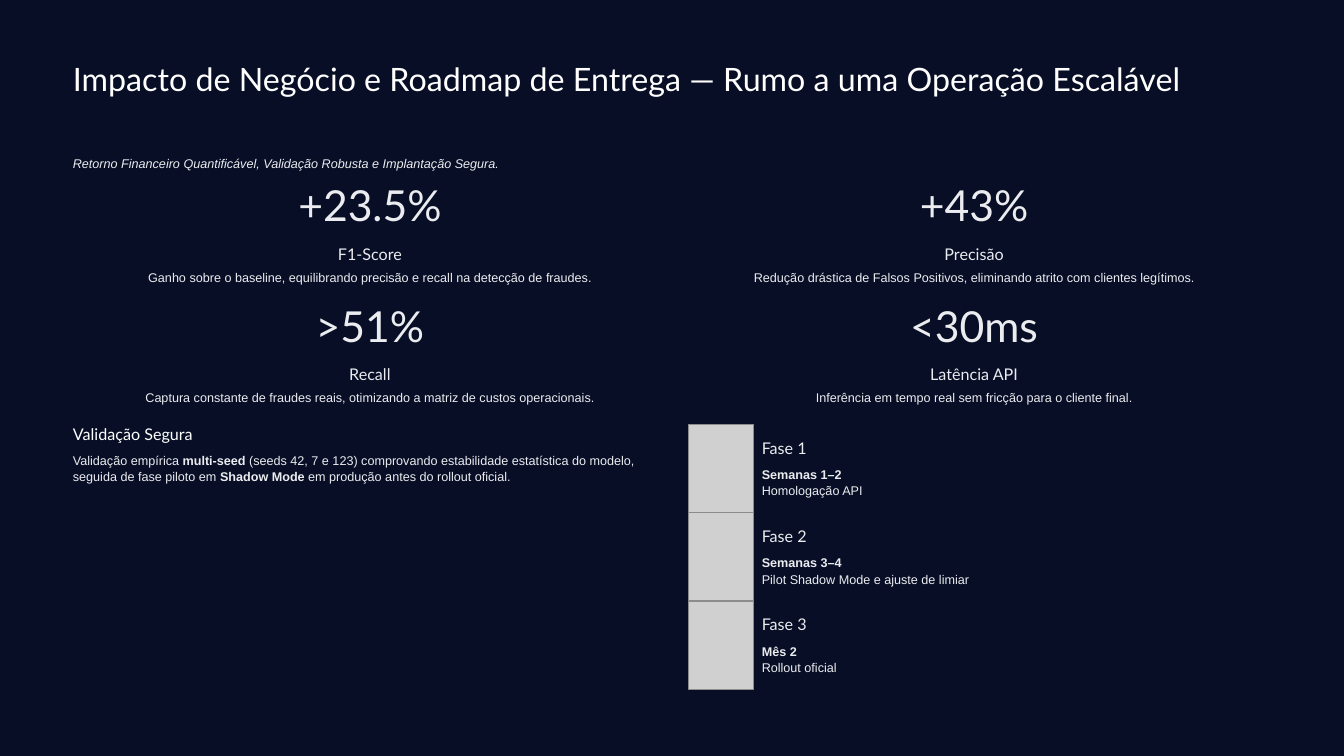
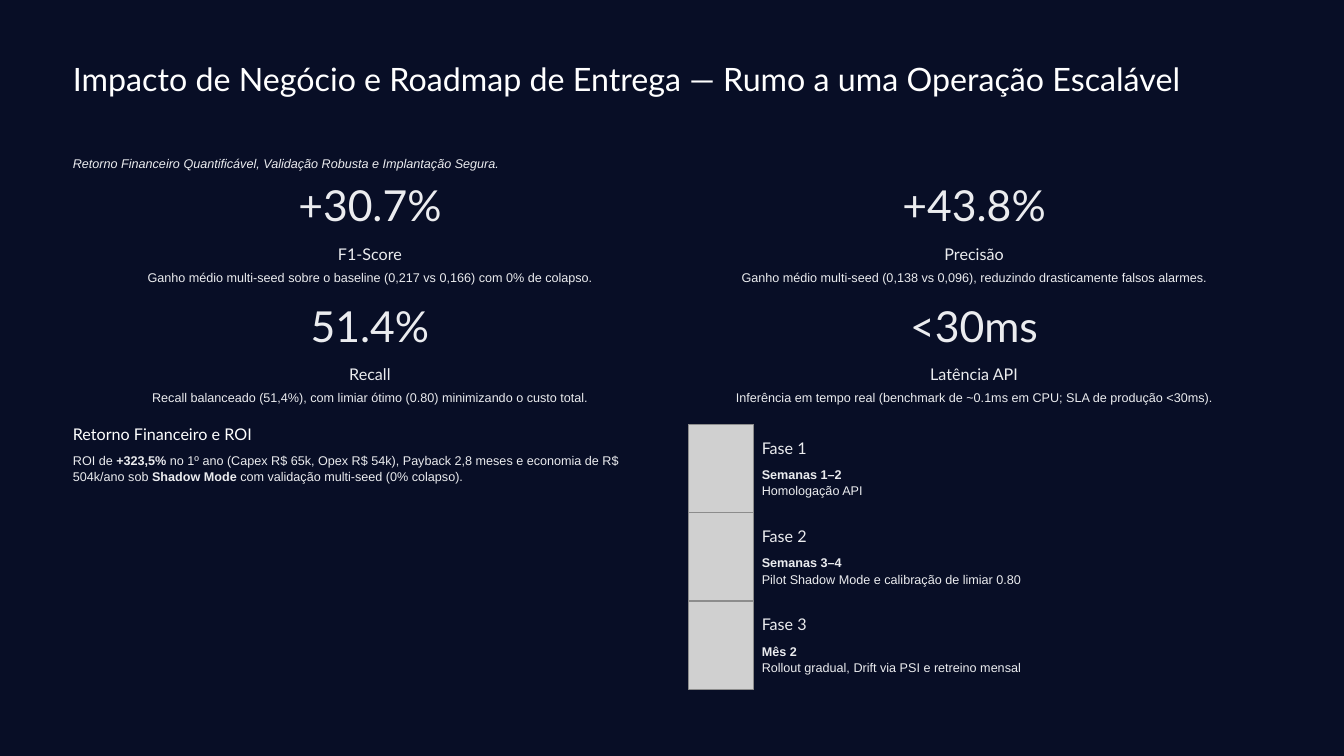
Before and after one commit to mfidosjr/FGV-aulas, a slide deck: slide 3 of O-Fim-da-Fraude-Silenciosa-Protegendo-a-Receita-e-a-Experiencia-do-Cliente.pptx. Drawn at 1344x756 pixels with LibreOffice and Linux fonts; fonts in the diff are those of the drawing; grey boxes stand for pictures; background and template pictures are left out. Boxes give left, top, right and bottom in pixels: in the first picture for what was removed or moved away, otherwise in the second. Text is boxed around its words. In the diff, an @@ line names an element or a change of style, - is before the commit and + after.

Commit message:
fix(fraude): alinhar PPTX com metricas multi-seed e adicionar benchmark de latencia no notebook

```diff
--- a/O-Fim-da-Fraude-Silenciosa-Protegendo-a-Receita-e-a-Experiencia-do-Cliente.pptx
+++ b/O-Fim-da-Fraude-Silenciosa-Protegendo-a-Receita-e-a-Experiencia-do-Cliente.pptx
@@ text at (298, 190, 441, 222): text changed @@
-+23.5%
++30.7%
@@ text at (902, 190, 1045, 222): text changed @@
-+43%
++43.8%
@@ text at (148, 272, 592, 285): text changed @@
-Ganho sobre o baseline, equilibrando precisão e recall na detecção de fraudes.
+Ganho médio multi-seed sobre o baseline (0,217 vs 0,166) com 0% de colapso.
@@ text at (742, 272, 1206, 285): text changed @@
-Redução drástica de Falsos Positivos, eliminando atrito com clientes legítimos.
+Ganho médio multi-seed (0,138 vs 0,096), reduzindo drasticamente falsos alarmes.
@@ text at (311, 311, 429, 343): text changed @@
->51%
+51.4%
@@ text at (152, 392, 587, 405): text changed @@
-Captura constante de fraudes reais, otimizando a matriz de custos operacionais.
+Recall balanceado (51,4%), com limiar ótimo (0.80) minimizando o custo total.
@@ text at (736, 392, 1212, 405): text changed @@
-Inferência em tempo real sem fricção para o cliente final.
+Inferência em tempo real (benchmark de ~0.1ms em CPU; SLA de produção <30ms).
@@ text at (73, 428, 251, 440): text changed @@
-Validação Segura
+Retorno Financeiro e ROI
@@ text at (73, 455, 618, 484): text changed @@
-Validação empírica multi-seed (seeds 42, 7 e 123) comprovando estabilidade estatística do modelo, seguida de fase piloto em Shadow Mode em produção antes do rollout oficial.
+ROI de +323,5% no 1º ano (Capex R$ 65k, Opex R$ 54k), Payback 2,8 meses e economia de R$ 504k/ano sob Shadow Mode com validação multi-seed (0% colapso).
@@ text at (762, 575, 1021, 587): text changed @@
-Pilot Shadow Mode e ajuste de limiar
+Pilot Shadow Mode e calibração de limiar 0.80
@@ text at (762, 663, 1021, 675): text changed @@
-Rollout oficial
+Rollout gradual, Drift via PSI e retreino mensal
```
Also in this commit, not shown: 2 other slides changed, 1 other file.
